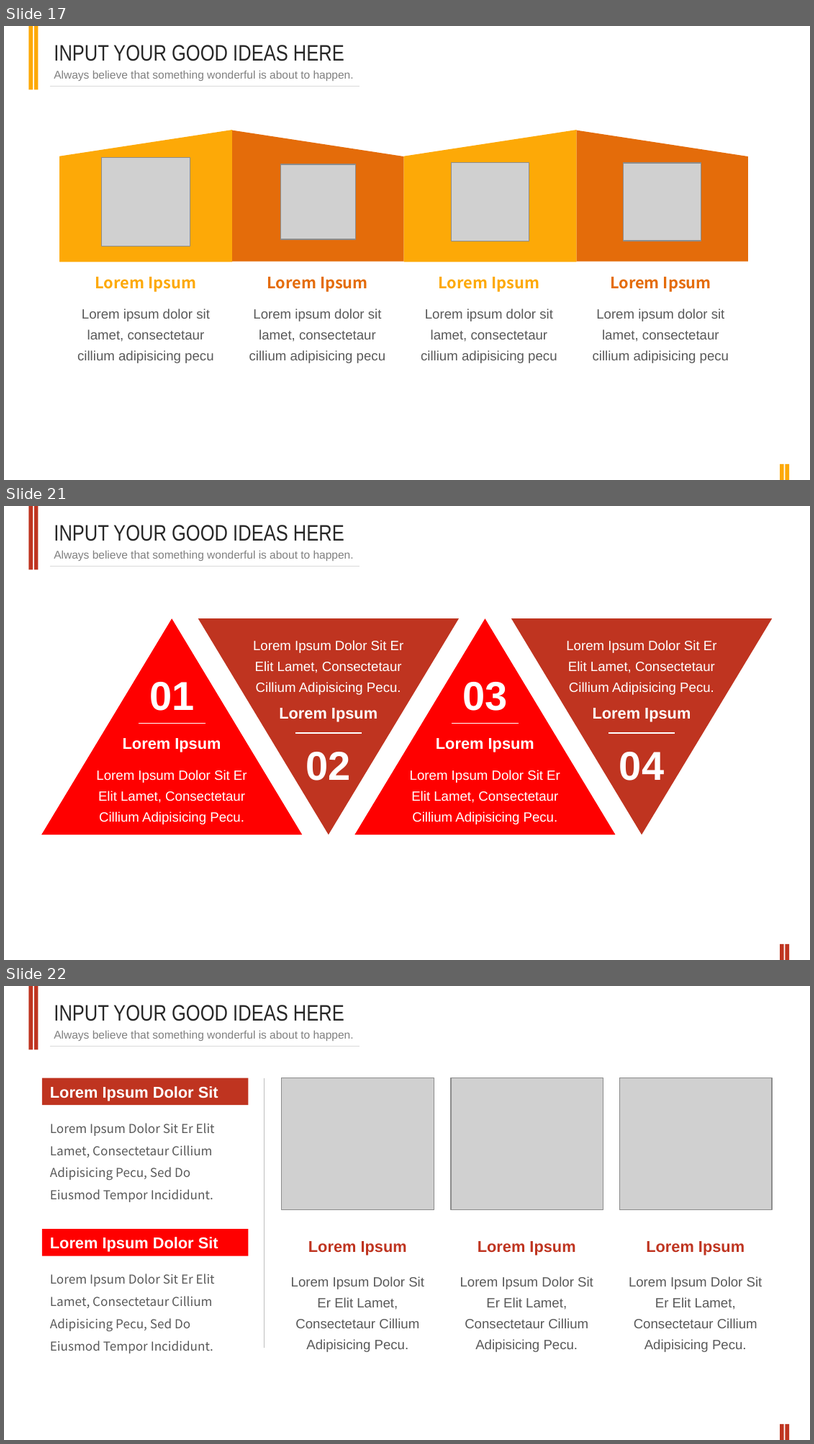
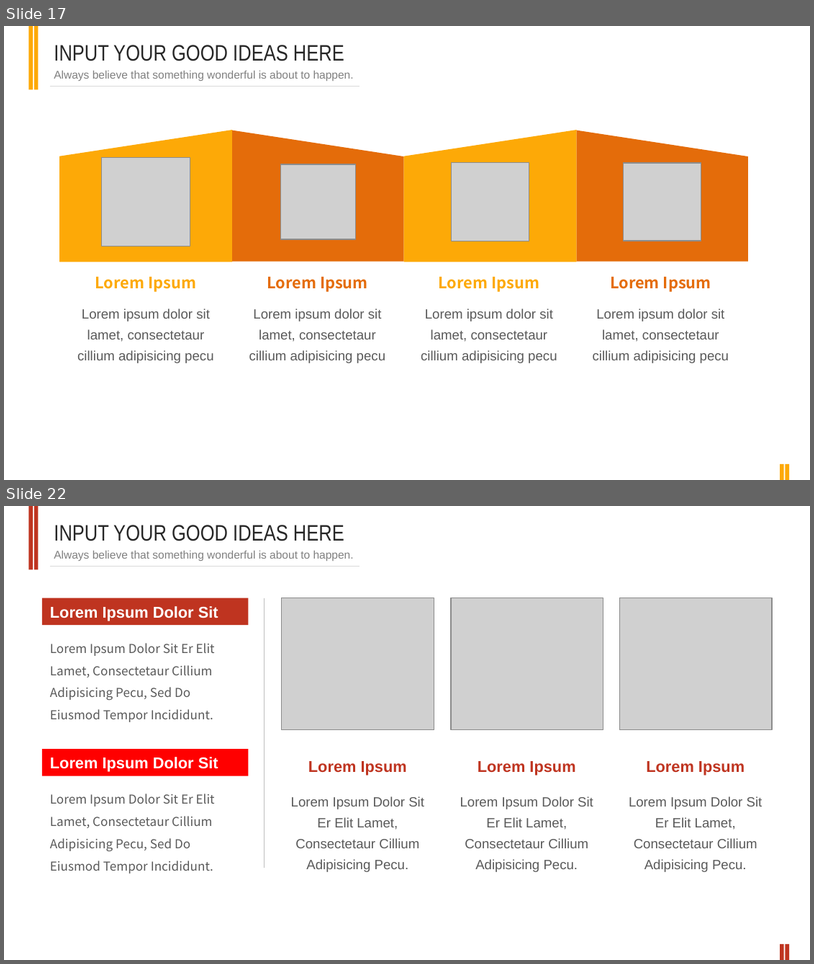
Before and after one commit to LiuWenJia-ops/LLY, a slide deck: presentation_material/开题模板.pptx. Shown one above the other, each under a label of ours: slides 17, 21 and 22 before the commit, slides 17 and 22 after it; the slides between them are not shown. The pictures are 814x1444 and 814x964 pixels, drawn with LibreOffice and Linux fonts; fonts in the diff are those of the drawing; grey boxes stand for pictures. Boxes give left, top, right and bottom in pixels: in the first picture for what was removed or moved away, otherwise in the second. Text is boxed around its words. In the diff, an @@ line names an element or a change of style, - is before the commit and + after.

```diff
--- a/presentation_material/开题模板.pptx
+++ b/presentation_material/开题模板.pptx
@@ slide 21 removed at (4,506,810,960), background #FFFFFF; not listed: 5 template elements that a slide beside it also shows @@
@@ text removed at (54,525,345,541) @@
-INPUT YOUR GOOD IDEAS HERE
@@ text removed at (54,551,354,561) @@
-Always believe that something wonderful is about to happen.
@@ triangle removed at (42,619,302,835) @@
@@ triangle removed at (198,619,459,835) @@
@@ triangle removed at (355,619,615,835) @@
@@ triangle removed at (512,619,772,835) @@
@@ text removed at (253,640,404,695) @@
-Lorem Ipsum Dolor Sit Er Elit Lamet, Consectetaur Cillium Adipisicing Pecu.
@@ text removed at (566,640,718,695) @@
-Lorem Ipsum Dolor Sit Er Elit Lamet, Consectetaur Cillium Adipisicing Pecu.
@@ text removed at (149,682,194,710) @@
-01
@@ text removed at (463,682,507,710) @@
-03
@@ text removed at (279,708,378,722) @@
-Lorem Ipsum
@@ text removed at (593,708,691,722) @@
-Lorem Ipsum
@@ text removed at (123,738,221,752) @@
-Lorem Ipsum
@@ line removed from (139, 723) to (206, 723) @@
@@ line removed from (295, 733) to (362, 733) @@
@@ text removed at (436,738,535,752) @@
-Lorem Ipsum
@@ line removed from (453, 723) to (519, 723) @@
@@ line removed from (609, 733) to (675, 733) @@
@@ text removed at (306,752,351,780) @@
-02
@@ text removed at (620,752,664,780) @@
-04
@@ text removed at (96,770,247,824) @@
-Lorem Ipsum Dolor Sit Er Elit Lamet, Consectetaur Cillium Adipisicing Pecu.
@@ text removed at (410,770,561,824) @@
-Lorem Ipsum Dolor Sit Er Elit Lamet, Consectetaur Cillium Adipisicing Pecu.
```
Also in this commit, not shown: 2 slides changed, 2 slides added, 1 other slide removed, 1 other file.
